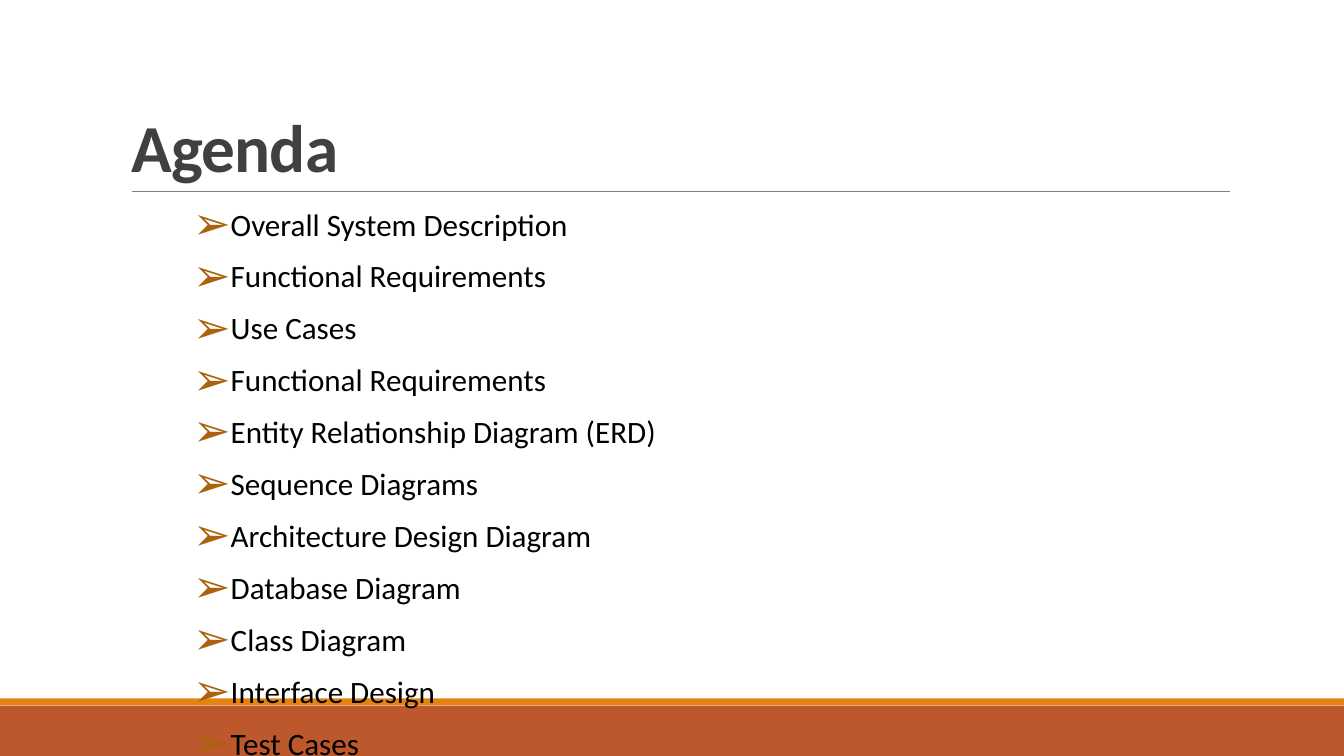
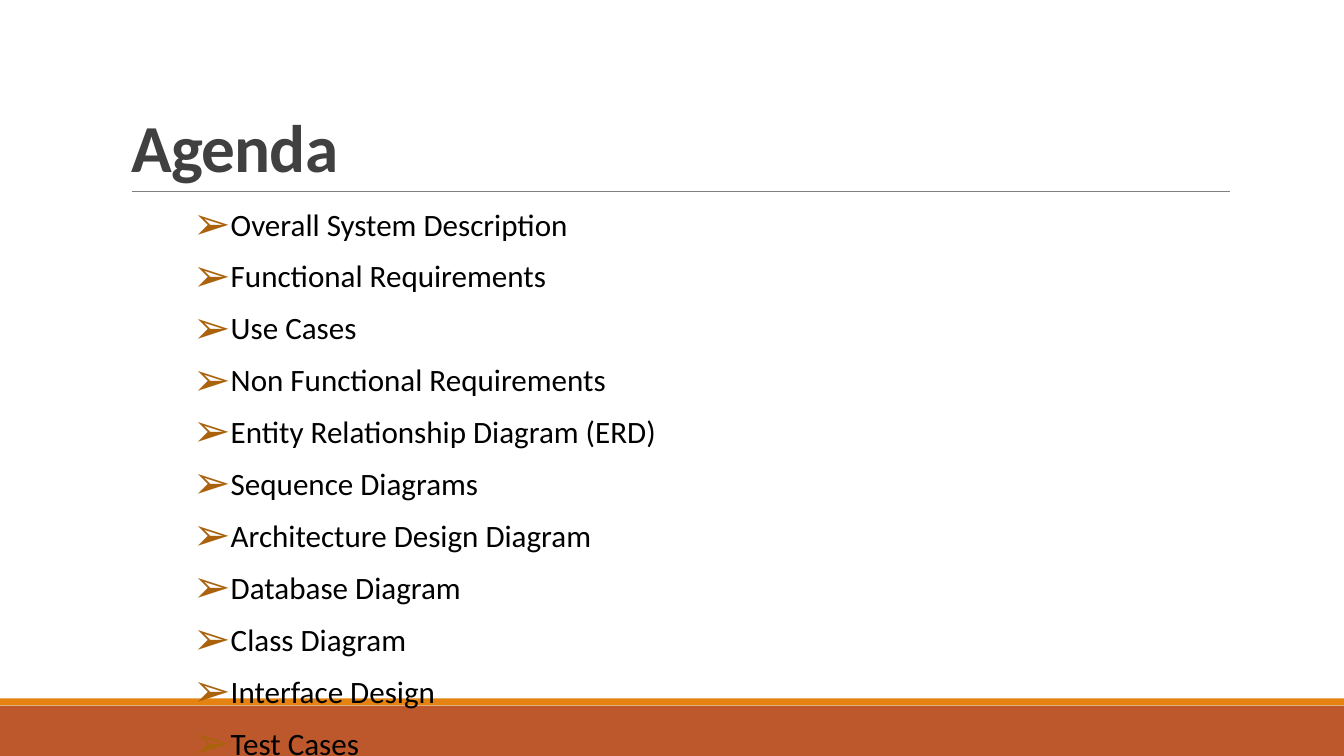
Before and after one commit to mhg007/FYP-II, a slide deck: slide 3 of SRS SDS/Slides/SRS&SDS.pptx. Drawn at 1344x756 pixels with LibreOffice and Linux fonts; fonts in the diff are those of the drawing. Boxes give left, top, right and bottom in pixels: in the first picture for what was removed or moved away, otherwise in the second. Text is boxed around its words. In the diff, an @@ line names an element or a change of style, - is before the commit and + after.

Commit message:
corrected the spelling for non functional heading

```diff
--- a/SRS SDS/Slides/SRS&SDS.pptx
+++ b/SRS SDS/Slides/SRS&SDS.pptx
@@ text at box(231, 369, 605, 396): text changed @@
-➢ Functional Requirements
+➢ Non Functional Requirements
```
